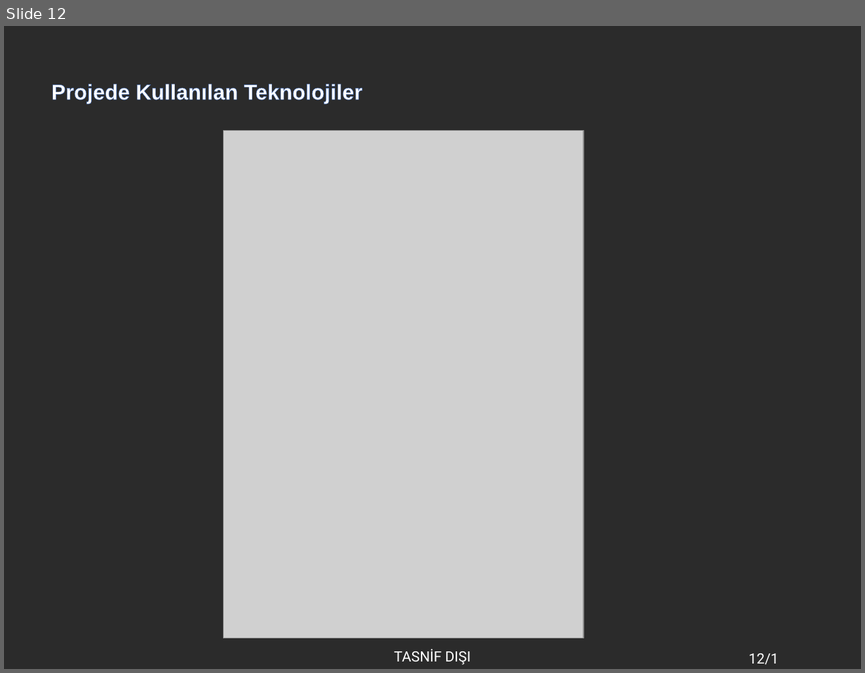
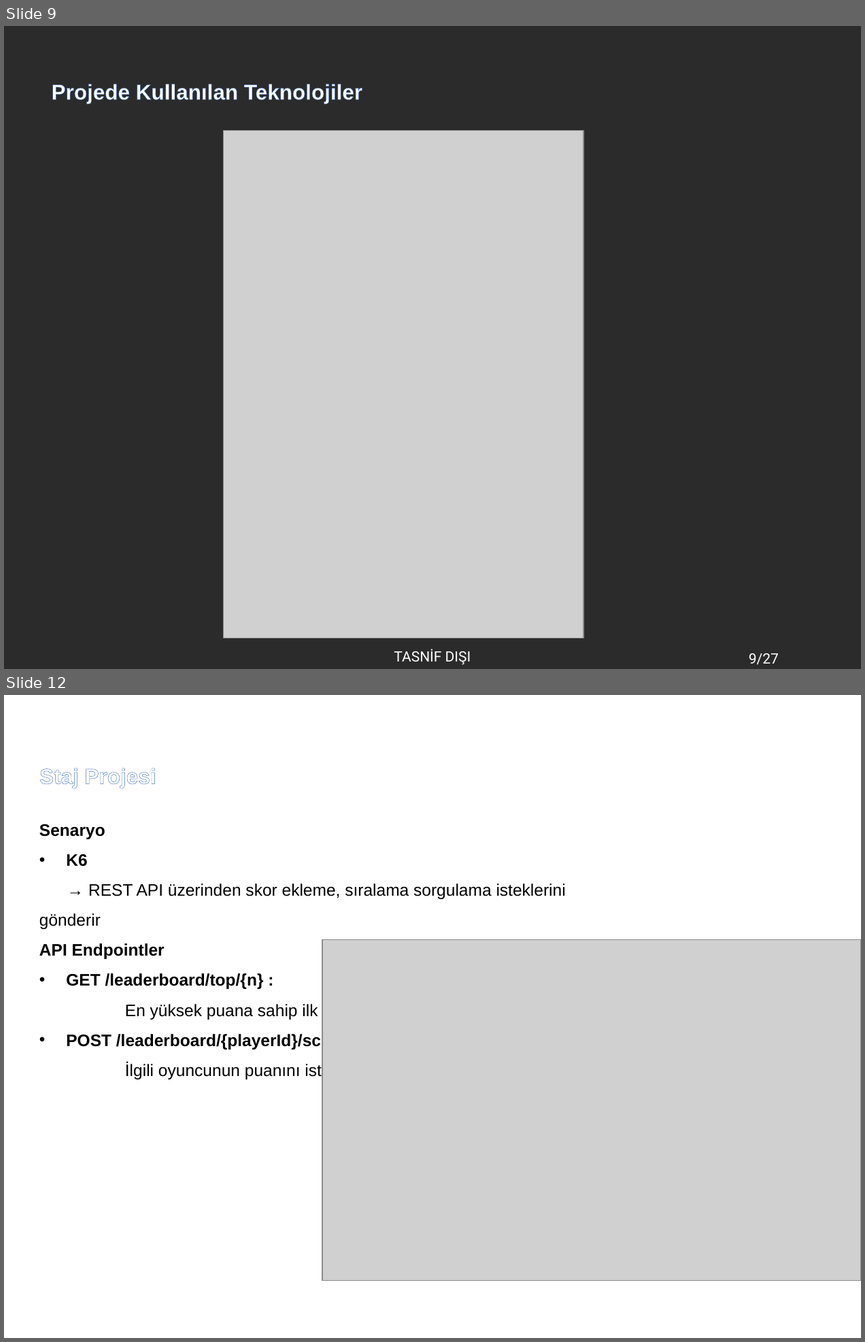
Before and after one commit to noxennn/LeaderboardREST, a slide deck: YusufEmreBayrakcıStajSunum.pptx. Shown one above the other, each under a label of ours: slide 12 before the commit, slides 9 and 12 after it; the slides between them are not shown. The pictures are 865x673 and 865x1342 pixels, drawn with LibreOffice and Linux fonts; fonts in the diff are those of the drawing; grey boxes stand for pictures; background and template pictures are left out; a plain dark background stands for a picture behind light text. Boxes give left, top, right and bottom in pixels: in the first picture for what was removed or moved away, otherwise in the second. Text is boxed around its words. In the diff, an @@ line names an element or a change of style, - is before the commit and + after.

```diff
--- a/YusufEmreBayrakcıStajSunum.pptx
+++ b/YusufEmreBayrakcıStajSunum.pptx
@@ slide 12 added at (4,695,861,1338), background picture (left out); not listed: 2 template elements that a slide beside it also shows @@
@@ text added at (39,768,156,787), 18 pt, text #FFFFFF, bold @@
+Staj Projesi
@@ text added at (39,824,566,1079), 14 pt, text #000000 @@
+Senaryo
+• K6
+→ REST API üzerinden skor ekleme, sıralama sorgulama isteklerini gönderir
+API Endpointler
+• GET /leaderboard/top/{n} :
+  En yüksek puana sahip ilk n oyuncuyu listeler
+• POST /leaderboard/{playerId}/score/incrementBy:
+  İlgili oyuncunun puanını istenilen değer kadar arttırır.
@@ picture added at (322,940,861,1280) @@
@@ what was slide 12 is now slide 9 @@
@@ page number at (749,653,779,665): text changed @@
-12/1
+9/27
```
Also in this commit, not shown: 17 slides changed, 5 other slides added, 19 slides removed, 6 other files.
